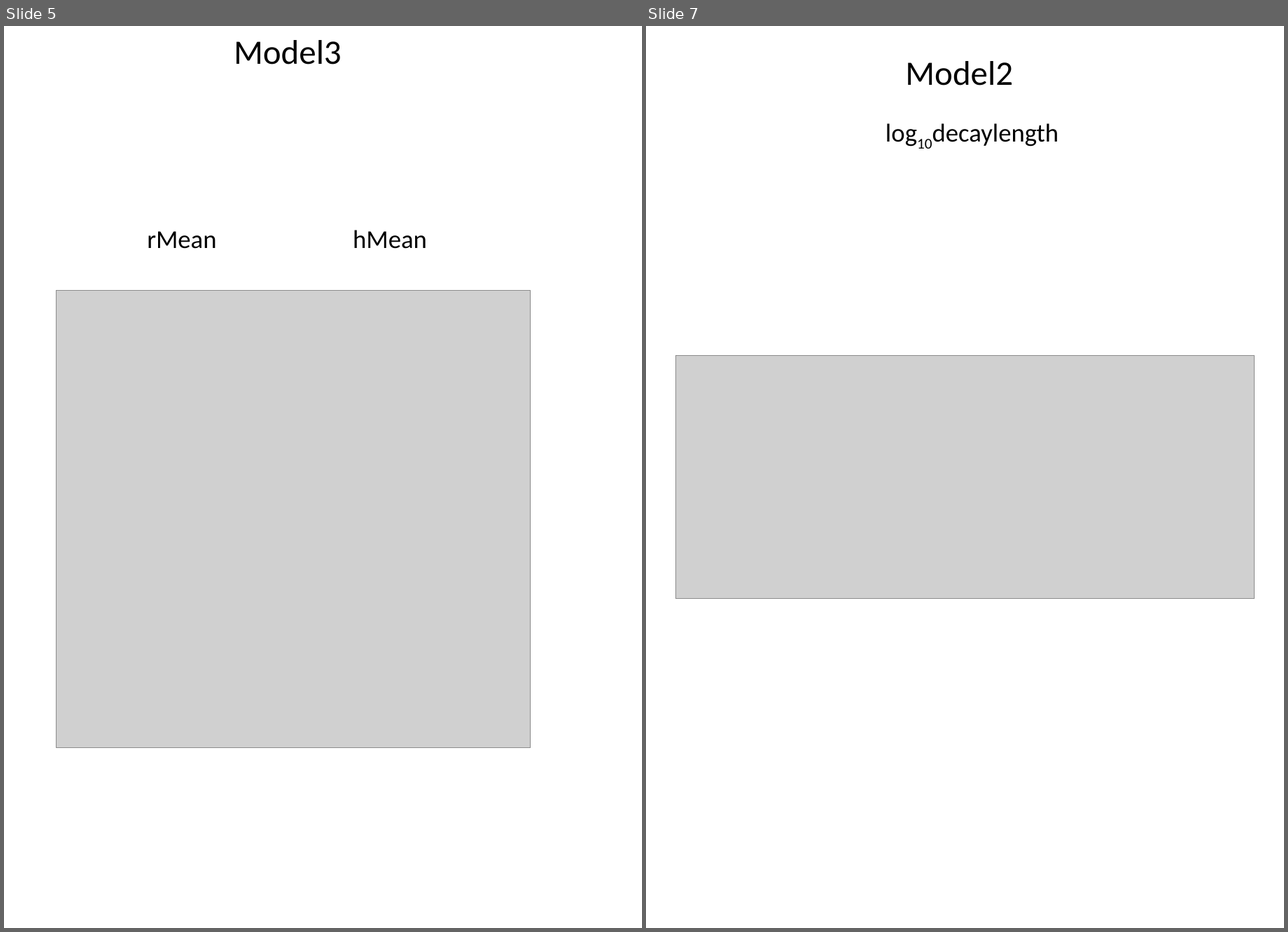
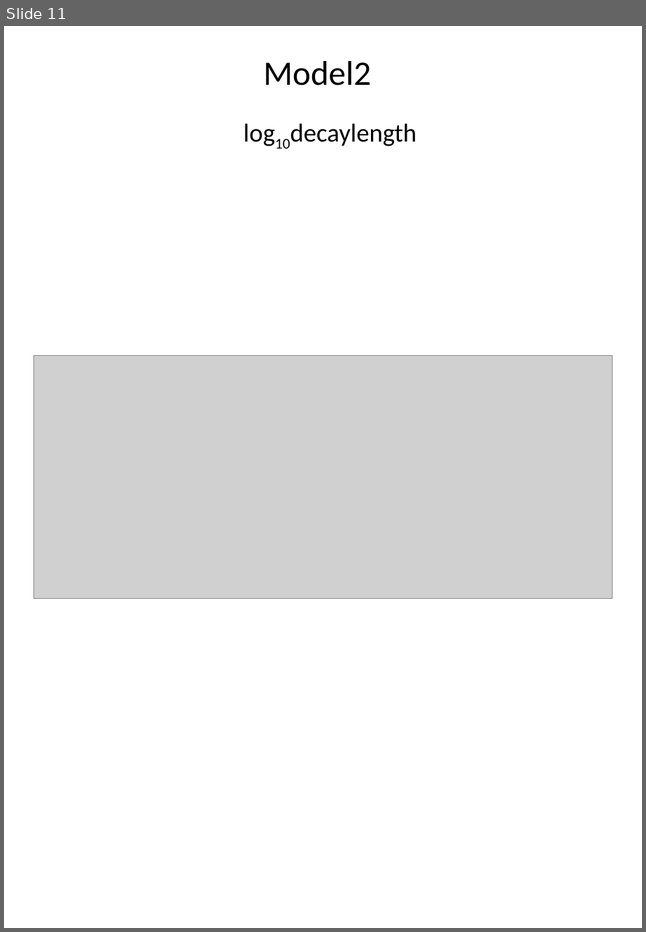
Before and after one commit to yairneveoz/immune-synapse-metamodeling, a slide deck: figures/All figures portrait.pptx. Shown side by side, each under a label of ours: slides 5 and 7 before the commit, slide 11 after it; the slides between them are not shown. The pictures are 1288x932 and 646x932 pixels, drawn with LibreOffice and Linux fonts; fonts in the diff are those of the drawing; grey boxes stand for pictures. Boxes give left, top, right and bottom in pixels: in the first picture for what was removed or moved away, otherwise in the second. Text is boxed around its words. In the diff, an @@ line names an element or a change of style, - is before the commit and + after.

Commit message:
figures update

```diff
--- a/figures/All figures portrait.pptx
+++ b/figures/All figures portrait.pptx
@@ slide 5 removed at [4, 26, 642, 928], background #FFFFFF @@
@@ text removed at [234, 40, 341, 64] @@
-Model3
@@ text removed at [147, 231, 216, 249] @@
-rMean
@@ text removed at [353, 230, 427, 249] @@
-hMean
@@ picture removed at [56, 291, 530, 748] @@
@@ what was slide 7 is now slide 11 @@
```
Also in this commit, not shown: 2 slides changed, 17 slides added, 6 other slides removed.
